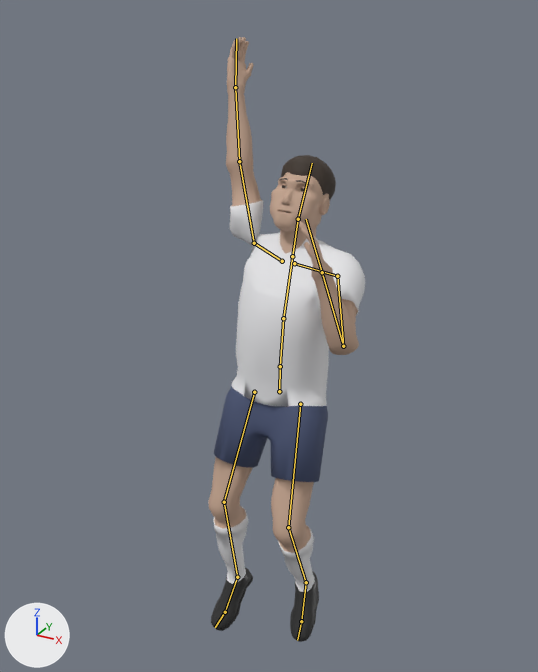
What one commit did to the Blender file assets/figure/figure.blend.
Before and after are seen from a 50 mm camera at (1.13, -2.13, 2.51) aimed at (-0.04, 0.01, 1.45). Arrows for +X, +Y and +Z are at lower left; the lights stay in place. The first picture is the older version. Both versions are drawn at frame 21 of the action 'celebrate'; the numbers are the values there. The bones that bend it are drawn over the model as lines.

Names of what the first picture shows: 'body', 'eyes', 'hair_short'.
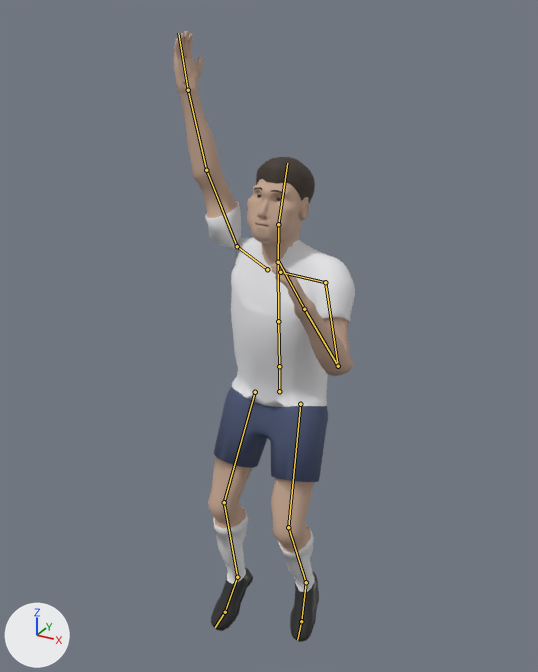
Boxes [x1, y1, x2, y2] around the edits, measured in the pictures (538 x 672 px):
```json
{"object": "body", "change": "posed", "before": [208, 37, 365, 642], "after": [173, 31, 355, 642], "on screen": "16% wider"}
{"object": "hair_short", "change": "posed", "before": [280, 155, 336, 200], "after": [254, 157, 315, 203], "on screen": "9% wider"}
{"object": "eyes", "change": "posed", "before": [281, 185, 307, 212], "after": [257, 194, 283, 201]}
{"bone": "hips", "before": "(279, 391) to (280, 366)", "after": "(279, 391) to (279, 366)"}
{"bone": "spine", "before": "(280, 366) to (283, 318)", "after": "(279, 366) to (278, 321)"}
{"bone": "chest", "before": "(283, 318) to (292, 256)", "after": "(278, 321) to (278, 262)"}
{"bone": "neck", "before": "(292, 256) to (298, 219)", "after": "(278, 262) to (278, 224)"}
{"bone": "head", "before": "(298, 219) to (312, 163)", "after": "(278, 224) to (287, 163)"}
```

The change, as JSON lines over the scene's bpy script:
```json
{"block": "bone_hips", "where": "bone_hips = bpy.data.objects['rig'].pose.bones['hips']  # child of 'root'"}
{"op": "set", "path": "bone_hips.rotation_quaternion", "old": "(1.0, 0.0, 0.0, 0.0)", "new": "(1.0, 0.017, 0.0, 0.0)", "note": "degrees (0, 0, 0) -> degrees (2, 0, 0)"}
{"block": "bone_spine", "where": "bone_spine = bpy.data.objects['rig'].pose.bones['spine']  # child of 'hips'"}
{"op": "set", "path": "bone_spine.rotation_quaternion", "old": "(0.999, -0.052, 0.0, 0.0)", "new": "(1.0, 0.026, 0.0, 0.0)", "note": "degrees (-6, 0, 0) -> degrees (3, 0, 0)"}
{"block": "bone_chest", "where": "bone_chest = bpy.data.objects['rig'].pose.bones['chest']  # child of 'spine'"}
{"op": "set", "path": "bone_chest.rotation_quaternion", "old": "(0.996, -0.087, 0.0, 0.0)", "new": "(1.0, -0.017, 0.0, 0.0)", "note": "degrees (-10, 0, 0) -> degrees (-2, 0, 0)"}
{"block": "bone_neck", "where": "bone_neck = bpy.data.objects['rig'].pose.bones['neck']  # child of 'chest'"}
{"op": "set", "path": "bone_neck.rotation_quaternion", "old": "(0.999, -0.045, -0.002, -0.008)", "new": "(0.997, -0.073, -0.002, -0.007)", "note": "degrees (-5, 0, -1) -> degrees (-8, 0, -1)"}
{"block": "bone_head", "where": "bone_head = bpy.data.objects['rig'].pose.bones['head']  # child of 'neck'"}
{"op": "set", "path": "bone_head.rotation_quaternion", "old": "(0.998, -0.054, -0.001, -0.009)", "new": "(0.996, -0.09, -0.002, -0.009)", "note": "degrees (-6, 0, -1) -> degrees (-10, 0, -1)"}
```
